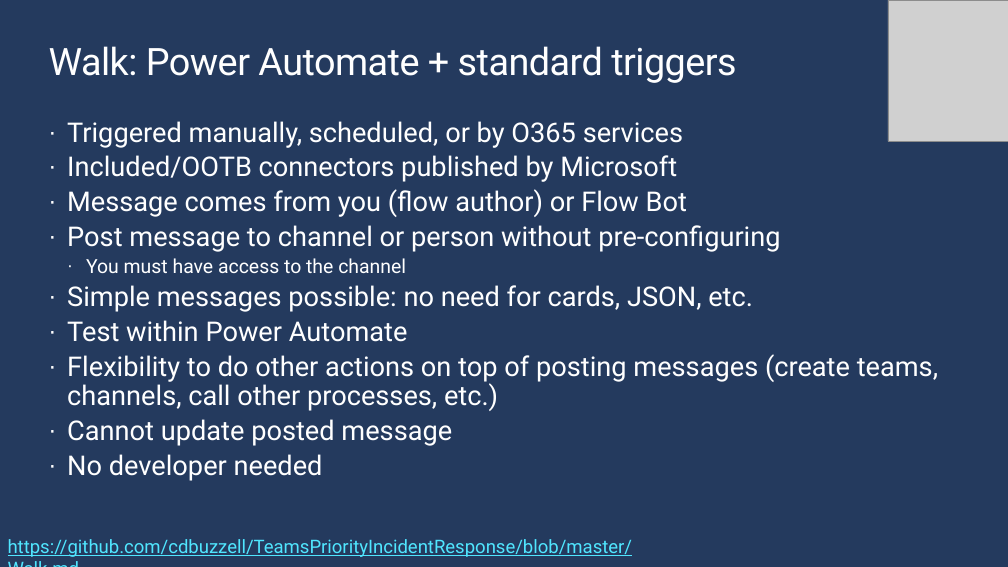
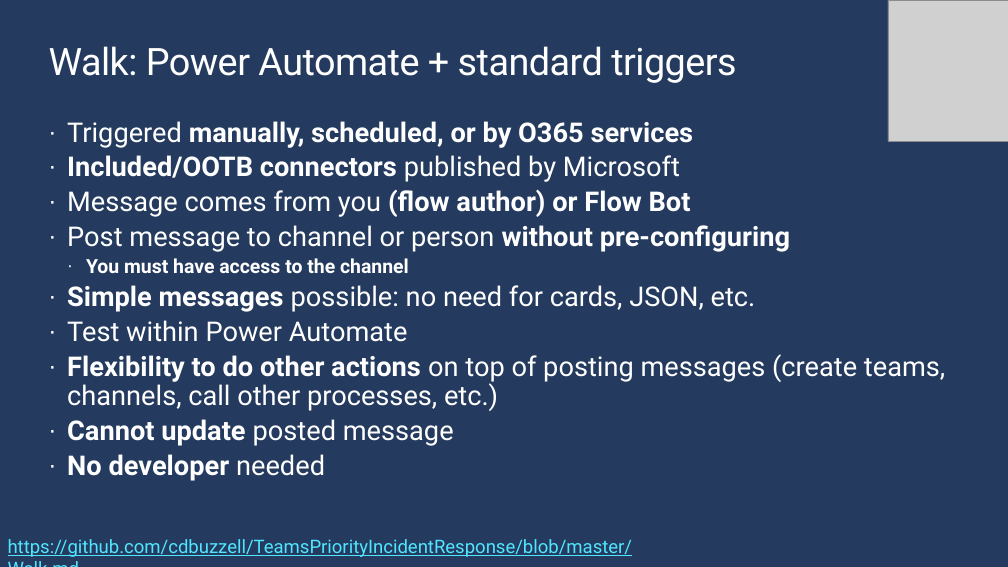
Before and after one commit to cdbuzzell/TeamsPriorityIncidentResponse, a slide deck: slide 15 of AutomatingMessagesInTeams.pptx (slide 13 before the commit). Drawn at 1008x567 pixels with LibreOffice and Linux fonts; fonts in the diff are those of the drawing; grey boxes stand for pictures; background and template pictures are left out. Boxes give left, top, right and bottom in pixels: in the first picture for what was removed or moved away, otherwise in the second. Text is boxed around its words. In the diff, an @@ line names an element or a change of style, - is before the commit and + after.

```diff
--- a/AutomatingMessagesInTeams.pptx
+++ b/AutomatingMessagesInTeams.pptx
@@ text at bbox=[67, 121, 945, 481]: bold on in "manually, scheduled, or by O365 services", "Included/OOTB connectors", "(flow author) or Flow Bot", "without pre-configuring" and 5 more places @@
```
Also in this commit, not shown: 12 other slides changed, 4 slides added.
